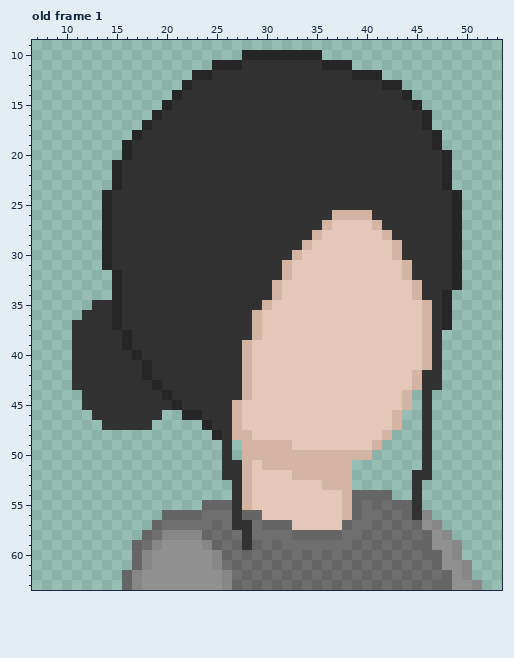
Two states of a pixel-art file, sprites/char_1_portraits/char_1_portraits.aseprite. Above: the version before the commit.
64x64 pixels, 1 frame. Shown: old frame 1: x 7..53, y 9..63. The commit also changed other frames, which this record leaves out.
After the commit:
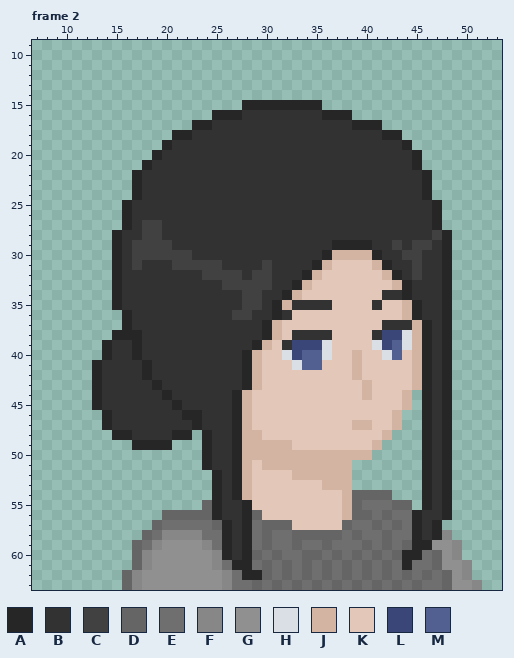
Palette (. is transparent): A #262626  B #323232  C #414141  D #656565  E #6f6f6f  F #878787  G #909090  H #dadfe6  J #d3b3a2  K #e3c8b9  L #3a4678  M #525f91
A new or re-ordered frame is compared with the old frame closest to it.
Author's note on the commit: Finished char_1 neutral expression portrait
Change:
frames 1 -> 2
layer "skin" added
layer "face" added
layer "base" removed
Frame 2 is new; against old frame 1:
y 10: x 28..35 AAAAAAAA -> ........
y 11: x 25..38 AAABBBBBBBBAAA -> ..............
y 12: x 23..41 AABBBBBBBBBBBBBBAAA -> ...................
y 13: x 22..43 ABBBBBBBBBBBBBBBBBBBAA -> ......................
y 14: x 21..44 ABBBBBBBBBBBBBBBBBBBBBBA -> ........................
y 15: x 20..45 ABBBBBBBBBBBBBBBBBBBBBBBBA -> ........AAAAAAAA..........
y 16: x 19..27 ABBBBBBBB -> ......AAA; x 36..46 BBBBBBBBBBA -> AAA........
y 17: x 18..24 ABBBBBB -> .....AA; x 39..46 BBBBBBBA -> AAA.....
y 18: x 17..22 ABBBBB -> ....AA; x 42..47 BBBBBA -> AA....
y 19: x 16..20 ABBBB -> ....A; x 44..47 BBBA -> A...
y 20: x 16..19 ABBB -> ...A; x 45..48 BBBA -> A...
y 21: x 15..18 ABBB -> ...A; x 45..48 BBBA -> A...
y 22..23: x 15..17 ABB -> ..A; x 46..48 BBA -> A..
y 24: x 14..17 ABBB -> ...A; x 46..49 BBBA -> A...
y 25: x 14..16 ABB -> ..A; x 47..49 BBA -> A..
y 26: x 14..16 ABB -> ..A; x 37..40 JJJJ -> BBBB; x 47..49 BBA -> A..
y 27: x 14..16 ABB -> ..A; x 18..19 BB -> CC; x 36..41 JKKKKJ -> BBBBBB; x 47..49 BBA -> A..
y 28: x 14..15 AB -> .A; x 18..19 BB -> CC; x 35..42 JKKKKKKJ -> BBBBBBBB; x 47..49 BBA -> CA.
y 29: x 14..15 AB -> .A; x 17..20 BBBB -> CCCC; x 34..43 JKKKKKKKKJ -> BBBAAAABBC; x 45..46 BB -> CC; x 48..49 BA -> A.
y 30: x 14..15 AB -> .A; x 17..22 BBBBBB -> CCCCCC; x 33..45 JKKKKKKKKKJBB -> BBBAJJJJABBCC; x 48..49 BA -> A.
y 31: x 14..15 AB -> .A; x 17 B -> C; x 21..25 BBBBB -> CCCCC; x 30 B -> C; x 32..36 JKKKK -> BBBAJ; x 41..45 KKKJB -> JABBC; x 48..49 BA -> A.
y 32: x 24..27 BBBB -> CCCC; x 29..30 BB -> CC; x 32..35 JKKK -> BBAJ; x 42..45 KKJB -> JABC; x 48..49 BA -> A.
y 33: x 26..34 BBBBBJKKK -> CCCCCBBAJ; x 43..45 KKJ -> JAB; x 48..49 BA -> A.
y 34: x 28..29 BB -> CC; x 31..33 JKK -> BAJ; x 42..45 KKKJ -> BBAB
y 35: x 13..14 BB -> ..; x 28..36 BBJKKKKKK -> CCBAJBBBB; x 41 K -> B; x 44..46 KKJ -> JAB
y 36: x 12..16 BBBAB -> ....A; x 27..32 BBJKKK -> CCBBAB; x 44..46 KKJ -> JAB
y 37: x 11..16 BBBBAB -> .....A; x 29..31 JKK -> BAJ; x 42..46 KKKKJ -> BBBJA
y 38: x 11..15 BBBBB -> ....A; x 17 B -> A; x 29..31 JKK -> BAJ; x 33..36 KKKK -> BBBB; x 41..46 KKKKKJ -> BLLHJA; x 48 . -> A
y 39: x 11..14 BBBB -> ...A; x 16..17 AB -> BA; x 28..30 JKK -> BAJ; x 32..36 KKKKK -> BLLLH; x 41..46 KKKKKJ -> HLMHJA; x 48 . -> A
y 40: x 11..14 BBBB -> ...A; x 28..29 JK -> AJ; x 32..36 KKKKK -> HLMMH; x 39 K -> J; x 42..43 KK -> HM; x 45..46 KJ -> JA; x 48 . -> A
y 41: x 11..13 BBB -> ..A; x 28..29 JK -> AJ; x 33..35 KKK -> HMM; x 39 K -> J; x 45..46 KJ -> JA; x 48 . -> A
y 42: x 11..13 BBB -> ..A; x 28..29 JK -> AJ; x 39 K -> J; x 46 B -> A; x 48 . -> A
y 43: x 11..13 BBB -> ..A; x 28..29 JK -> AJ; x 40 K -> J; x 46 B -> A; x 48 . -> A
y 44: x 12..13 BB -> .A; x 27 B -> A; x 40 K -> J; x 46..48 B.. -> ABA
y 45: x 12..13 BB -> .A; x 27..28 JK -> AJ; x 46..48 B.. -> ABA
y 46: x 13..14 BB -> .A; x 20..21 .. -> BB; x 27..28 JK -> AJ; x 46..48 B.. -> ABA
y 47: x 14 B -> A; x 19..24 .....A -> BBBBAB; x 27..28 JK -> AJ; x 39..40 KK -> JJ; x 46..48 B.. -> ABA
y 48: x 15..22 ........ -> AABBBBAA; x 24..25 .A -> AB; x 27 J -> A; x 29 K -> J; x 46..48 B.. -> ABA
y 49: x 17..20 .... -> AAAA; x 24..25 .. -> AB; x 27 . -> A; x 46..48 B.. -> ABA
y 50: x 24..25 .. -> AB; x 27 . -> A; x 46..48 B.. -> ABA
y 51: x 24..25 .. -> AB; x 27 B -> A; x 46..48 B.. -> ABA
y 52: x 25 . -> A; x 27 B -> A; x 45..48 BB.. -> .ABA
y 53..54: x 25..27 ..B -> ABA; x 45..48 B... -> .ABA
y 55: x 25..26 DD -> AB; x 28 J -> A; x 41 D -> E; x 45..48 B... -> .ABA
y 56: x 24..26 EEE -> DAB; x 28 D -> A; x 40 E -> D; x 44..48 DBF.. -> EABBA
y 57: x 26 E -> A; x 28 B -> A; x 45..47 DGF -> ABA
y 58: x 24 D -> E; x 26..28 DEB -> ABA; x 30 E -> D; x 39..40 ED -> DE; x 44..47 DEDG -> EABA
y 59: x 25..31 DEDBDED -> EABAEDE; x 33 E -> D; x 36 E -> D; x 39..46 DEDEDEDD -> EDEDEDAA
y 60: x 26..32 DEDEDED -> ABADEDE; x 35..46 EDEDEDEDEDED -> DEDEDEDEDAAE
y 61: x 27..45 DEDEDEDEDEDEDEDEDED -> AAEDEDEDEDEDEDEDEAE
y 62: x 28..29 DE -> AA
y 63: x 27 D -> E; x 47 D -> E
Pixel boxes of the changes (left, top, right, bottom) in both pictures:
changed: (72, 50, 462, 590)
